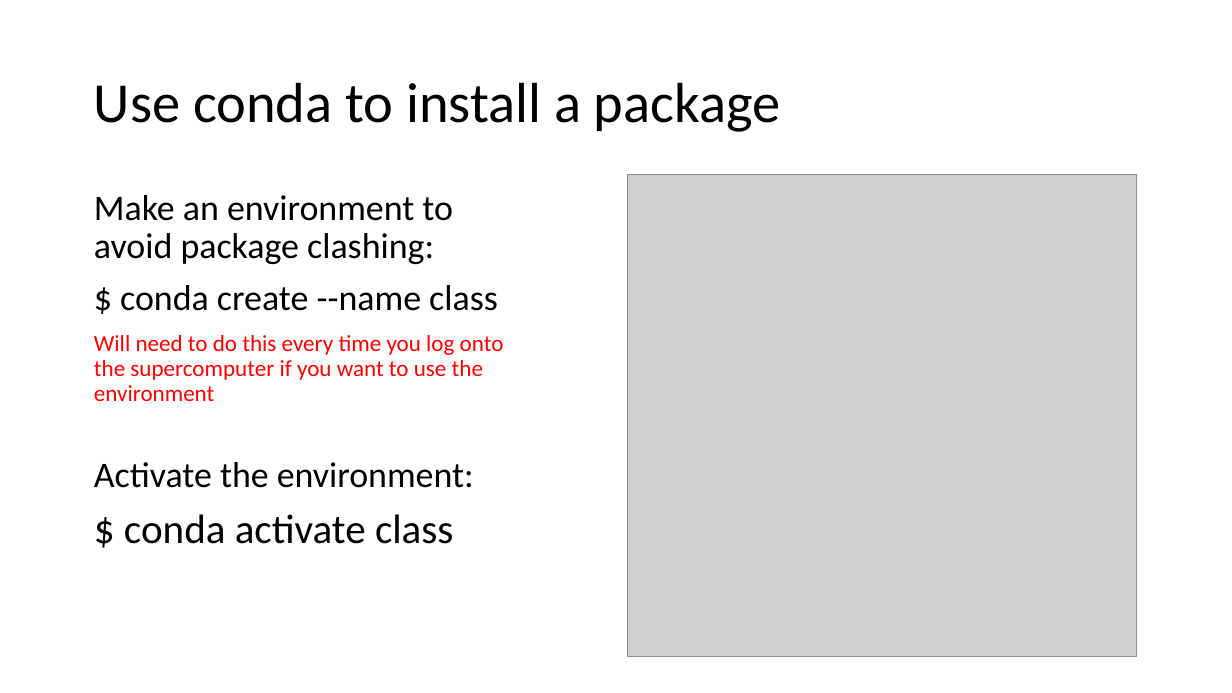
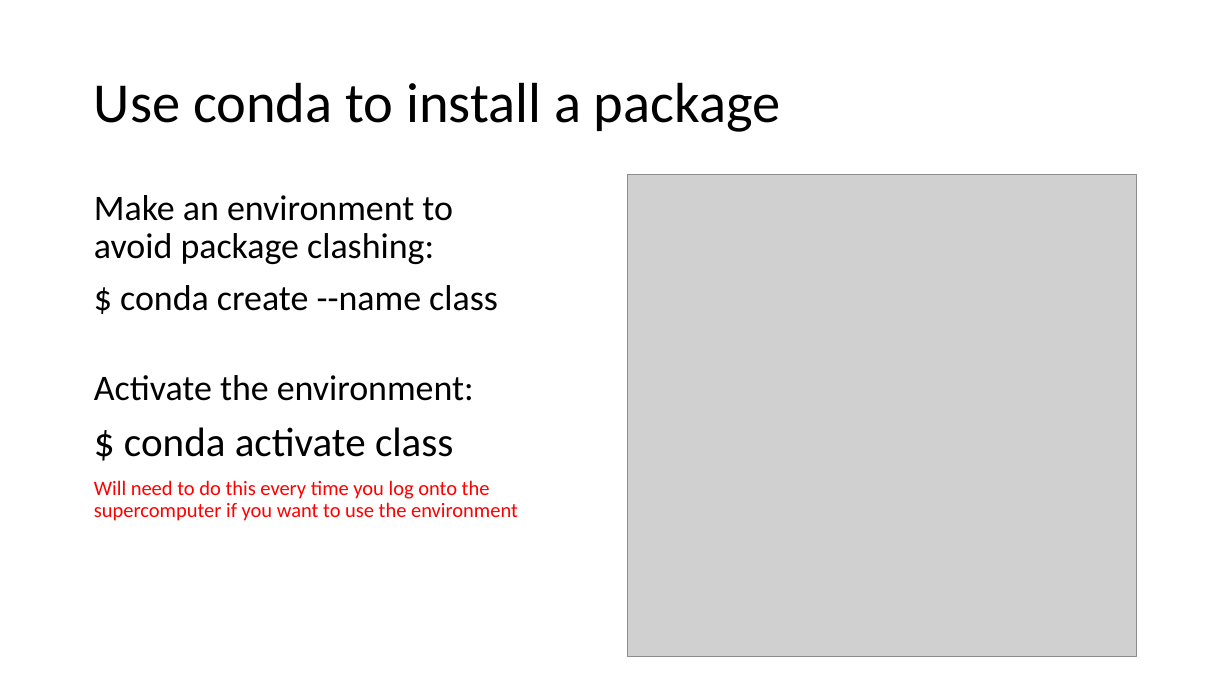
Before and after one commit to j-berg/bioinformatics-bootcamp, a slide deck: slide 4 of class_1_2/class_1_2.pptx. Drawn at 1232x693 pixels with LibreOffice and Linux fonts; fonts in the diff are those of the drawing; grey boxes stand for pictures. Boxes give left, top, right and bottom in pixels: in the first picture for what was removed or moved away, otherwise in the second. Text is boxed around its words. In the diff, an @@ line names an element or a change of style, - is before the commit and + after.

```diff
--- a/class_1_2/class_1_2.pptx
+++ b/class_1_2/class_1_2.pptx
@@ text at (94, 335, 504, 401): paragraph removed @@
-Will need to do this every time you log onto the supercomputer if you want to use the environment
@@ text at (94, 480, 518, 521): paragraph added @@
+Will need to do this every time you log onto the supercomputer if you want to use the environment
```
Also in this commit, not shown: 1 other slide changed, 3 other files.
